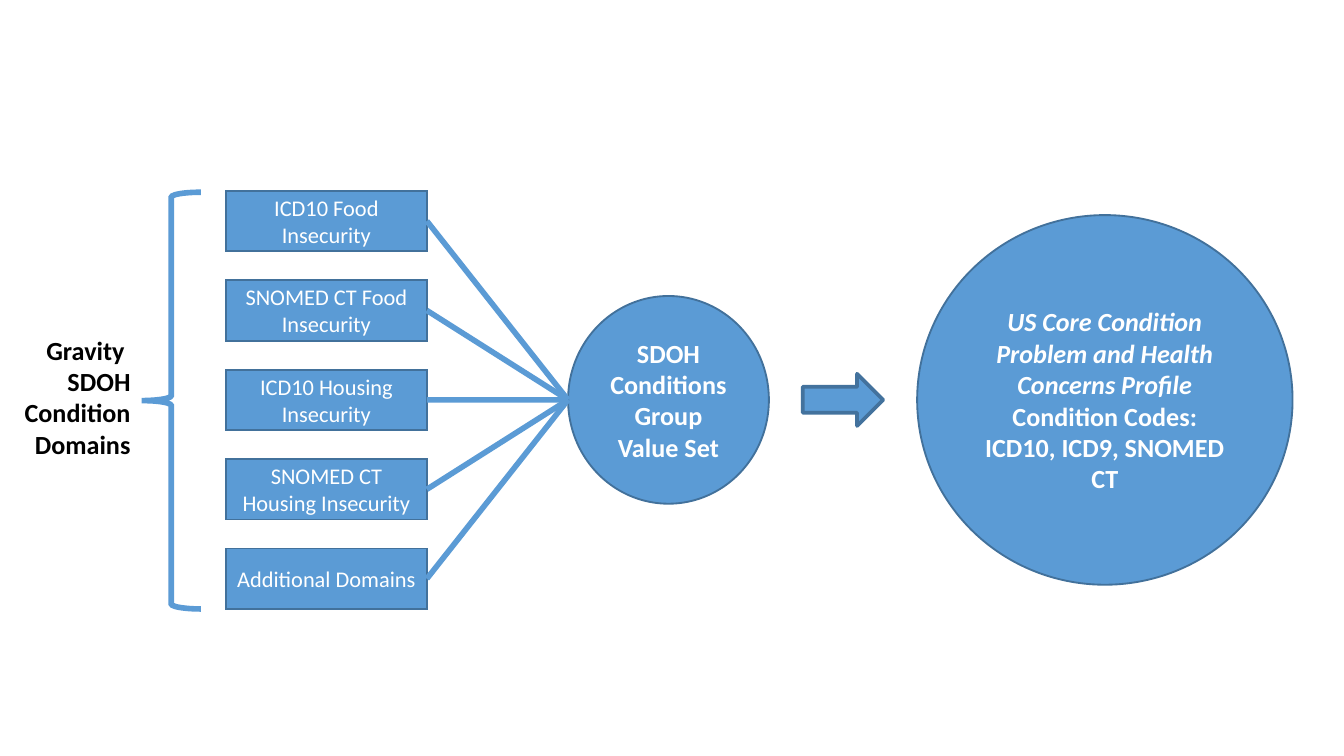
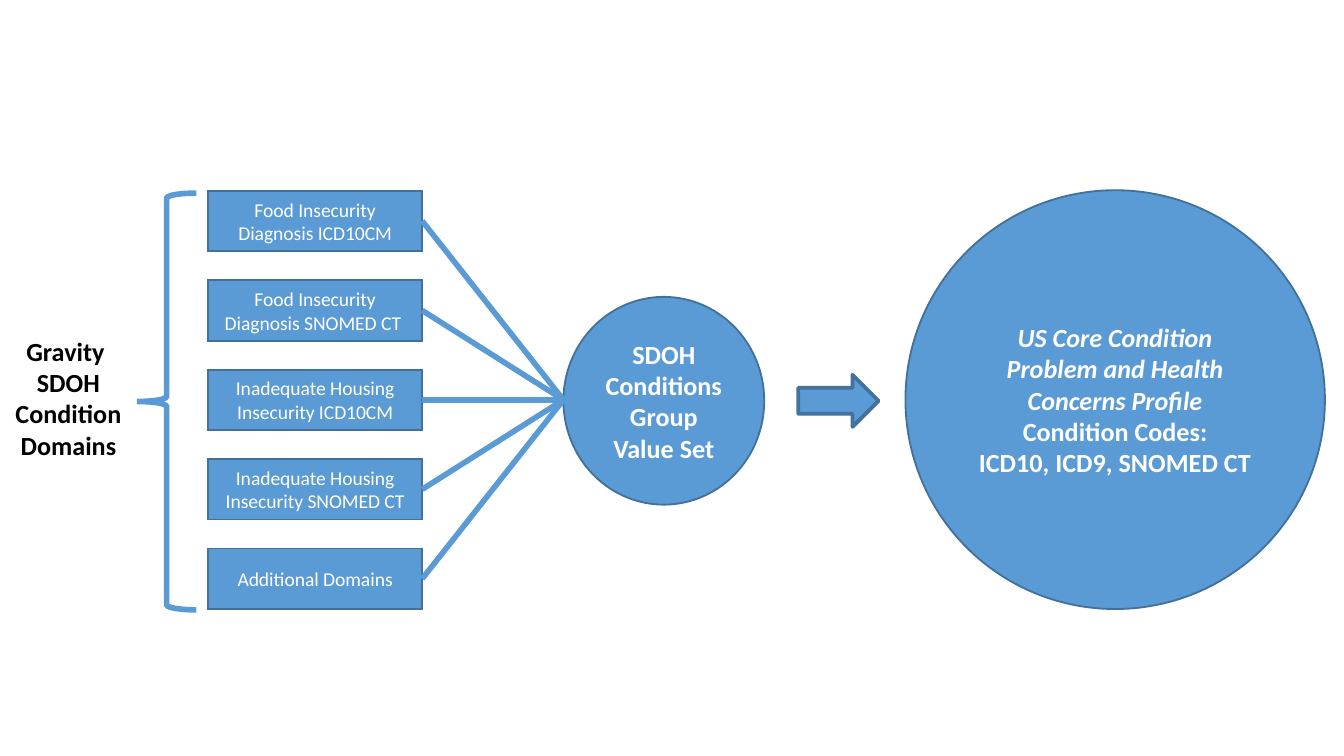
Before and after one commit to HL7/US-Core, a slide deck: slide 1 of input/images-source/V6_USCDI_USCore_SDOH_Vocab.pptx. Drawn at 1344x756 pixels with LibreOffice and Linux fonts; fonts in the diff are those of the drawing. Boxes give left, top, right and bottom in pixels: in the first picture for what was removed or moved away, otherwise in the second. Text is boxed around its words. In the diff, an @@ line names an element or a change of style, - is before the commit and + after.

```diff
--- a/input/images-source/V6_USCDI_USCore_SDOH_Vocab.pptx
+++ b/input/images-source/V6_USCDI_USCore_SDOH_Vocab.pptx
@@ rectangle "Food Insecurity Diagnosis ICD10CM": place and size @@
-rectangle "Food Insecurity Diagnosis ICD10CM" at bbox=[226, 191, 426, 251]
+rectangle "Food Insecurity Diagnosis ICD10CM" at bbox=[208, 191, 422, 251]
@@ text in rectangle at bbox=[238, 203, 392, 244]: text changed; size 12 to 10.5 pt @@
-ICD10 Food Insecurity
+Food Insecurity Diagnosis ICD10CM
@@ ellipse "US Core Condition Problem and ...": place and size @@
-ellipse "US Core Condition Problem and ..." at bbox=[917, 215, 1292, 585]
+ellipse "US Core Condition Problem and ..." at bbox=[906, 191, 1325, 610]
@@ rectangle "Food Insecurity Diagnosis SNOMED CT": place and size @@
-rectangle "Food Insecurity Diagnosis SNOMED CT" at bbox=[226, 281, 426, 341]
+rectangle "Food Insecurity Diagnosis SNOMED CT" at bbox=[208, 280, 422, 340]
@@ text in rectangle at bbox=[225, 292, 401, 334]: text changed; size 12 to 10.5 pt @@
-SNOMED CT Food Insecurity
+Food Insecurity Diagnosis SNOMED CT
@@ text "Gravity" at bbox=[15, 342, 121, 456]: alignment right to centre @@
@@ rectangle "Inadequate Housing Insecurity ICD10CM": place and size @@
-rectangle "Inadequate Housing Insecurity ICD10CM" at bbox=[226, 370, 426, 430]
+rectangle "Inadequate Housing Insecurity ICD10CM" at bbox=[208, 370, 422, 430]
@@ text in rectangle at bbox=[236, 381, 394, 422]: text changed; size 12 to 10.5 pt @@
-ICD10 Housing Insecurity
+Inadequate Housing Insecurity ICD10CM
@@ 5 lines, 1 ellipse, 1 left brace, 1 right arrow: place and size @@
-5 lines, 1 ellipse, 1 left brace, 1 right arrow at bbox=[141, 192, 883, 609]
+5 lines, 1 ellipse, 1 left brace, 1 right arrow at bbox=[137, 194, 879, 610]
@@ rectangle "Inadequate Housing Insecurity SNOMED CT": place and size @@
-rectangle "Inadequate Housing Insecurity SNOMED CT" at bbox=[226, 460, 426, 520]
+rectangle "Inadequate Housing Insecurity SNOMED CT" at bbox=[208, 460, 422, 520]
@@ text in rectangle at bbox=[226, 471, 404, 511]: text changed; size 12 to 10.5 pt @@
-SNOMED CT Housing Insecurity
+Inadequate Housing Insecurity SNOMED CT
@@ rectangle "Additional Domains": place and size @@
-rectangle "Additional Domains" at bbox=[226, 548, 426, 609]
+rectangle "Additional Domains" at bbox=[208, 548, 422, 609]
@@ rectangle "Additional Domains" at bbox=[208, 548, 422, 609]: size 12 to 10.5 pt @@
```
Also in this commit, not shown: 54 other files.
